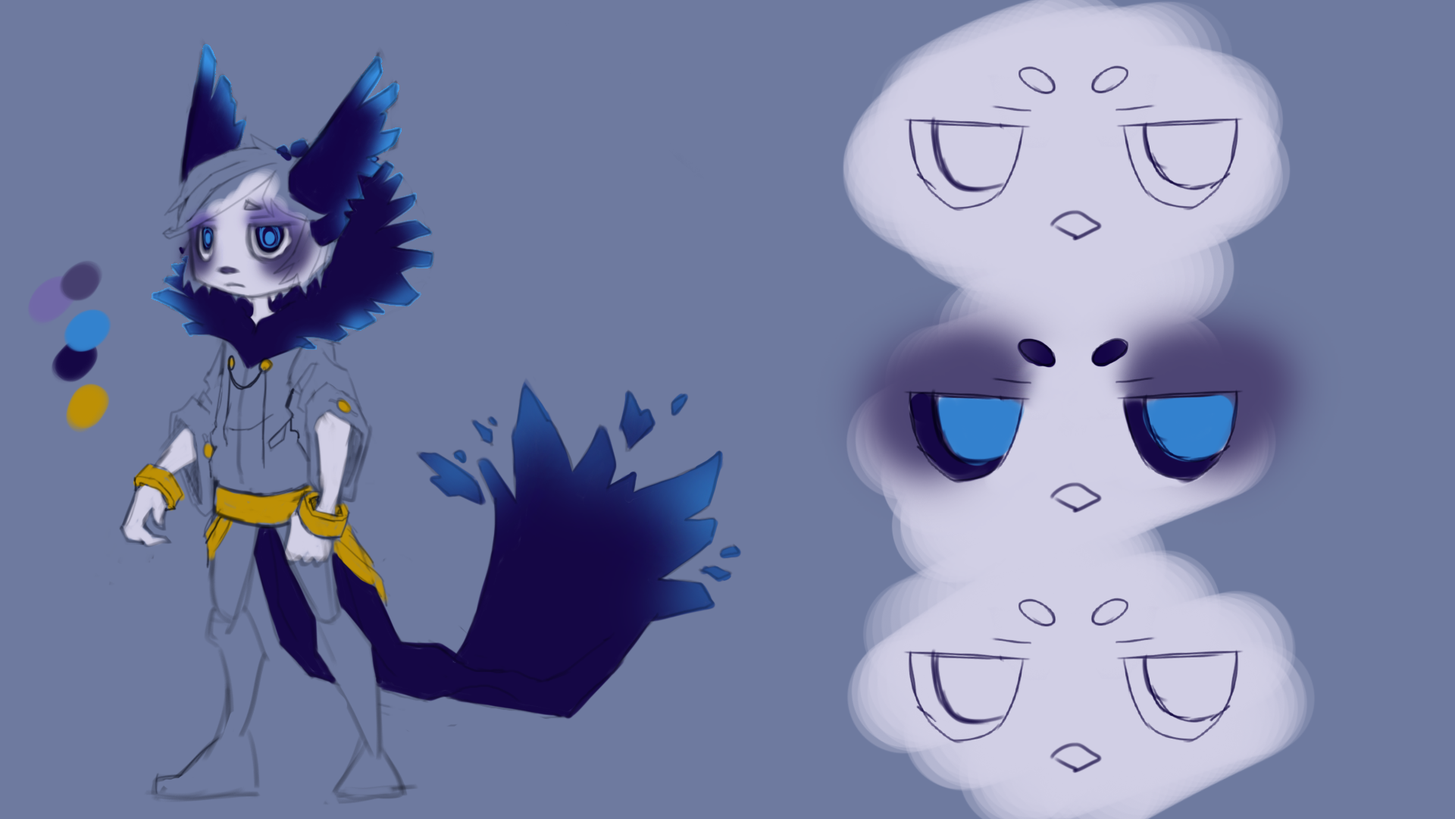
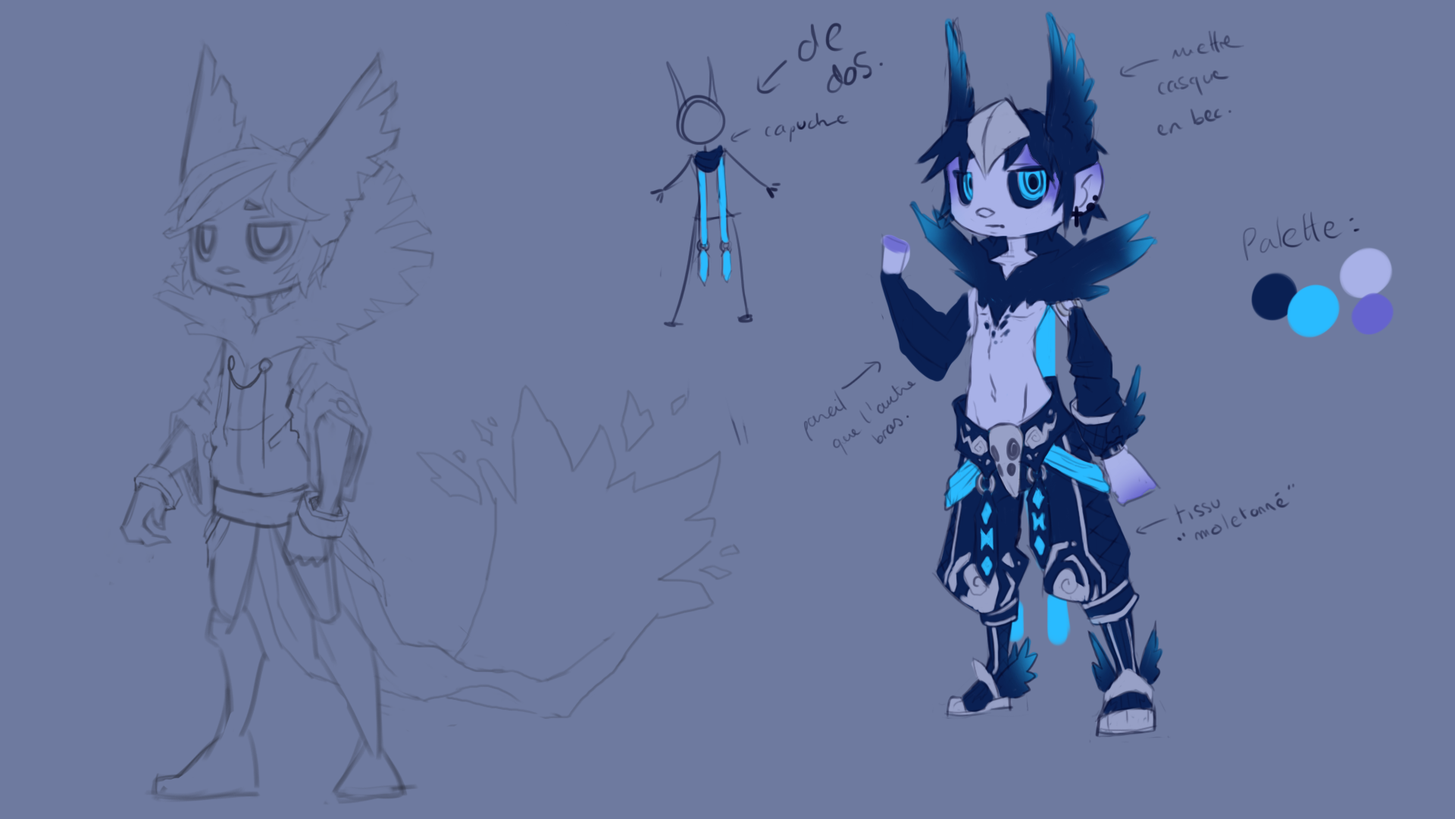
Layer changes from the first 1455×819 image to the second:
"Calque 1": blend multiply → normal, painted on it over bbox(86, 4, 1394, 805)
renamed "Calque 2" to "Calque 4", moved it above "Calque 3", painted on it over bbox(28, 0, 1316, 819)
painted on "Calque 3" over bbox(692, 10, 1355, 735)
